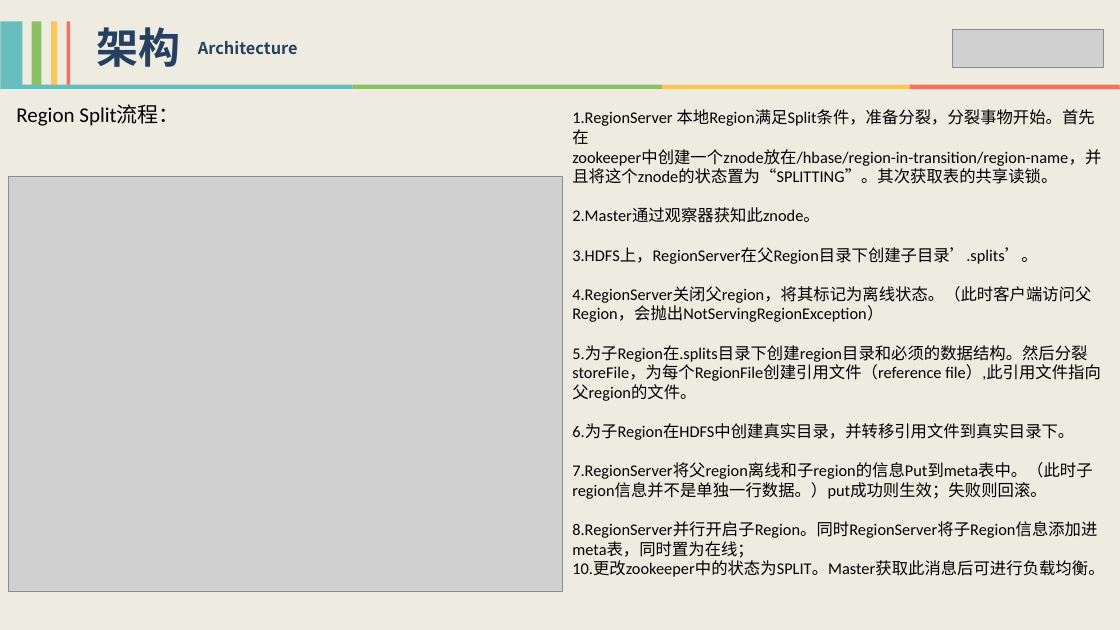
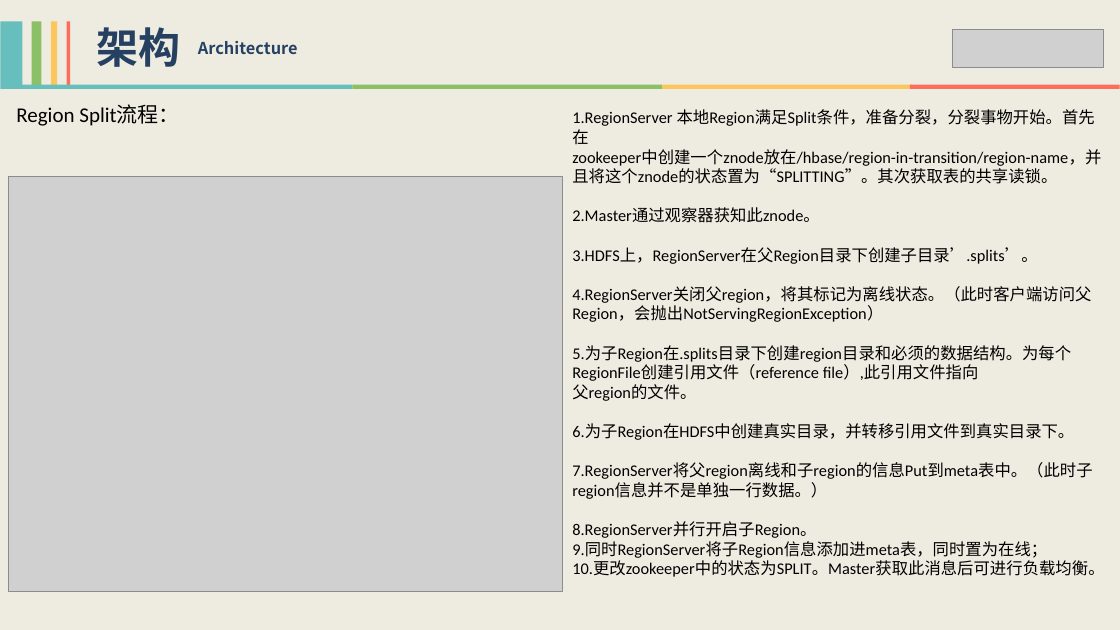
Before and after one commit to xiaoguoqiang/data, a slide deck: slide 26 of HBase技术分享-李强.pptx (slide 27 before the commit). Drawn at 1120x630 pixels with LibreOffice and Linux fonts; fonts in the diff are those of the drawing; grey boxes stand for pictures. Boxes give left, top, right and bottom in pixels: in the first picture for what was removed or moved away, otherwise in the second. Text is boxed around its words. In the diff, an @@ line names an element or a change of style, - is before the commit and + after.

Commit message:
modify ppt

```diff
--- a/HBase技术分享-李强.pptx
+++ b/HBase技术分享-李强.pptx
@@ text at (572, 346, 1071, 381): text changed @@
-5.为子Region在.splits目录下创建region目录和必须的数据结构。然后分裂
-storeFile，为每个RegionFile创建引用文件（reference file）,此引用文件指向
+5.为子Region在.splits目录下创建region目录和必须的数据结构。为每个RegionFile创建引用文件（reference file）,此引用文件指向
@@ text at (572, 463, 1092, 558): text changed @@
-7.RegionServer将父region离线和子region的信息Put到meta表中。（此时子region信息并不是单独一行数据。）put成功则生效；失败则回滚。
-8.RegionServer并行开启子Region。同时RegionServer将子Region信息添加进meta表，同时置为在线；
+7.RegionServer将父region离线和子region的信息Put到meta表中。（此时子region信息并不是单独一行数据。）
+8.RegionServer并行开启子Region。
+9.同时RegionServer将子Region信息添加进meta表，同时置为在线；
```
Also in this commit, not shown: 6 other slides changed, 1 slide removed.
